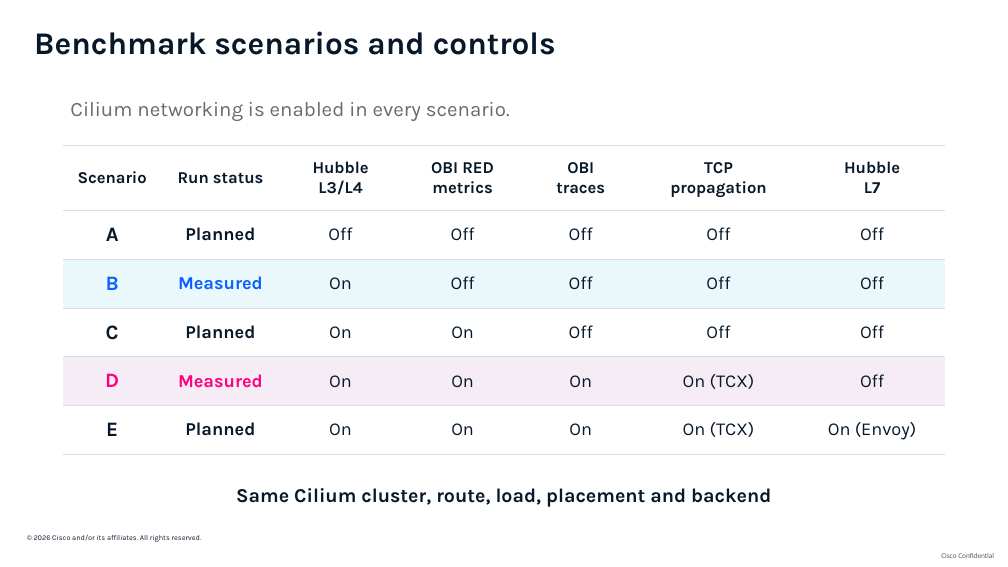
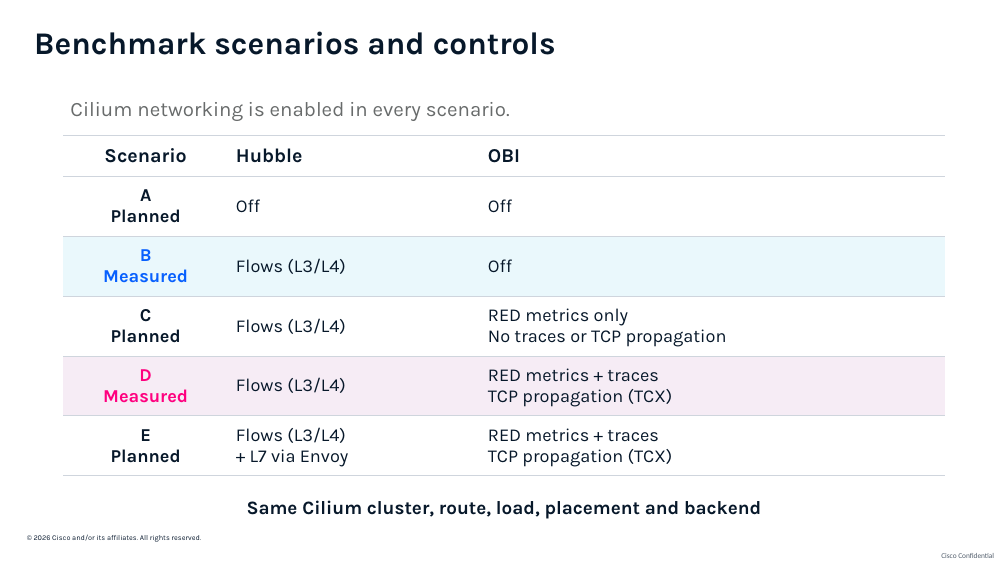
Before and after one commit to ajimenez1503/cilium-obi-demo, a slide deck: slide 25 of slides/cilium-obi-session-deck-latest.pptx. Drawn at 1008x567 pixels with LibreOffice and Linux fonts; fonts in the diff are those of the drawing; background and template pictures are left out. Boxes give left, top, right and bottom in pixels: in the first picture for what was removed or moved away, otherwise in the second. Text is boxed around its words. In the diff, an @@ line names an element or a change of style, - is before the commit and + after.

Commit message:
Refine trace visuals and simplify benchmark scenarios

```diff
--- a/slides/cilium-obi-session-deck-latest.pptx
+++ b/slides/cilium-obi-session-deck-latest.pptx
@@ table at (63, 135, 945, 476) @@
-column 1: Scenario | A | B | C | D | E
-column 2: Run status | Planned | Measured | Planned | Measured | Planned
-column 3: Hubble / L3/L4 | Off | On | On | On | On
-column 4: OBI RED / metrics | Off | Off | On | On | On
-column 5: OBI / traces | Off | Off | Off | On | On
-column 6: TCP / propagation | Off | Off | Off | On (TCX) | On (TCX)
-column 7: Hubble / L7 | Off | Off | Off | Off | On (Envoy)
+column 1: Scenario | A / Planned | B / Measured | C / Planned | D / Measured | E / Planned
+column 2: Hubble | Off | Flows (L3/L4) | Flows (L3/L4) | Flows (L3/L4) | Flows (L3/L4) / + L7 via Envoy
+column 3: OBI | Off | Off | RED metrics only / No traces or TCP propagation | RED metrics + traces / TCP propagation (TCX) | RED metrics + traces / TCP propagation (TCX)
@@ table: place and size @@
-table at (63, 146, 944, 454)
+table at (63, 135, 945, 476)
@@ text "Same Cilium cluster, route, load, ...": place and size @@
-text "Same Cilium cluster, route, load, ..." at (236, 488, 771, 507)
+text "Same Cilium cluster, route, load, ..." at (247, 500, 761, 519)
@@ text "Same Cilium cluster, route, load, ..." at (247, 500, 761, 519): size 18.8 to 18 pt @@
```
Also in this commit, not shown: 7 other slides changed, 1 slide added, 1 slide removed.
